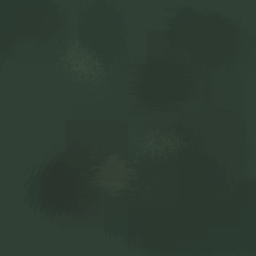
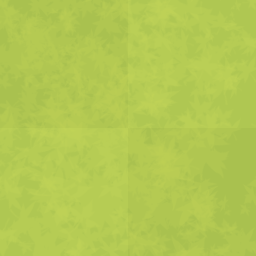
Before/after of a 256x256 layered artwork. What changed in the layer stack:
added layer "Layer 14" (color dodge, 28%) above "Layer 13" over [0, 0, 256, 256]
added layer "Layer 13" (39%) above "Layer 15" over [0, 0, 256, 256]
added layer "Layer 15" above "Layer 12" over [0, 0, 256, 256]
added layer "Layer 12" above "Layer 10" over [0, 0, 256, 256]
